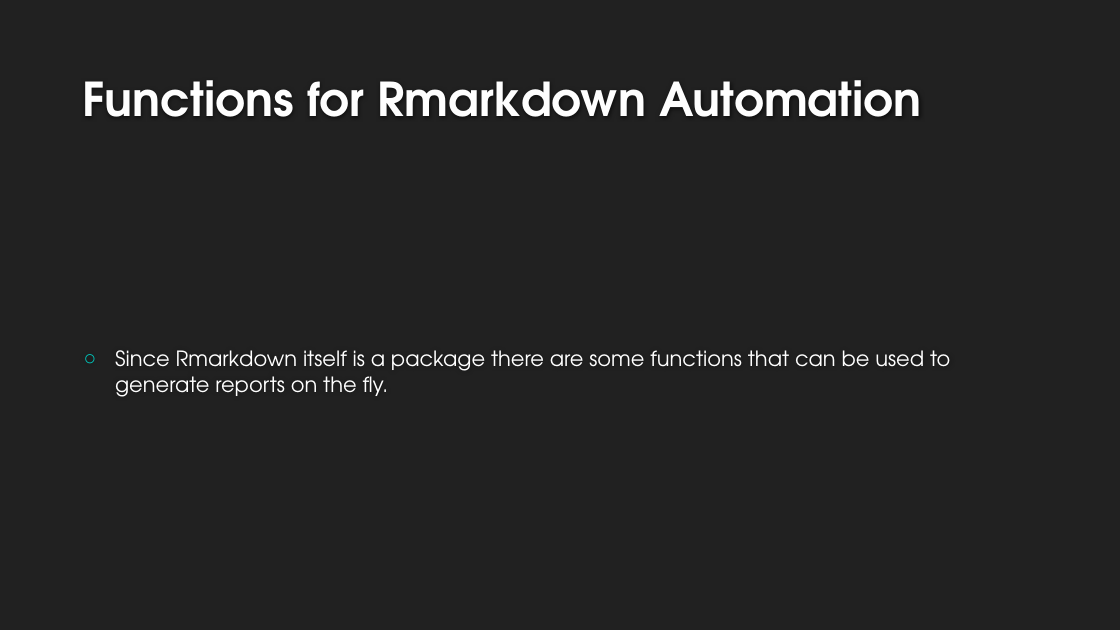
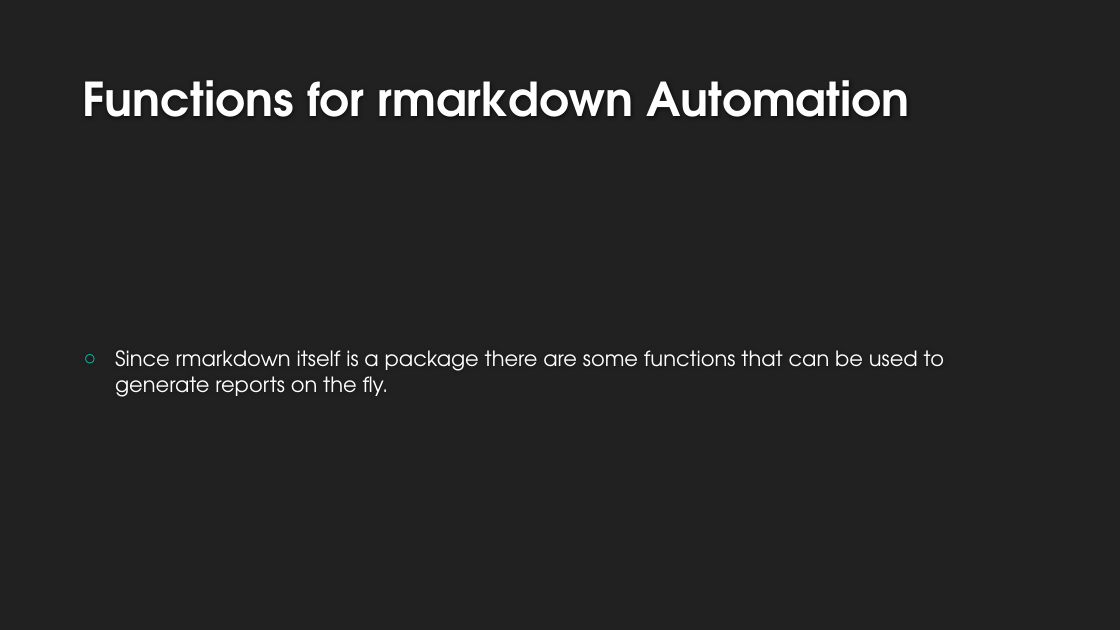
Before and after one commit to nhs-r-community/intro_rmd, a slide deck: slide 14 of Intro to Rmarkdown.pptx (slide 11 before the commit). Drawn at 1120x630 pixels with LibreOffice and Linux fonts; fonts in the diff are those of the drawing; background and template pictures are left out. Boxes give left, top, right and bottom in pixels: in the first picture for what was removed or moved away, otherwise in the second. Text is boxed around its words. In the diff, an @@ line names an element or a change of style, - is before the commit and + after.

```diff
--- a/Intro to Rmarkdown.pptx
+++ b/Intro to Rmarkdown.pptx
@@ title at [83, 80, 910, 117]: text changed @@
-Functions for Rmarkdown Automation
+Functions for rmarkdown Automation
@@ text at [115, 350, 944, 397]: text changed @@
-○ Since Rmarkdown itself is a package there are some functions that can be used to generate reports on the fly.
+○ Since rmarkdown itself is a package there are some functions that can be used to generate reports on the fly.
```
Also in this commit, not shown: 9 other slides changed, 4 slides added, 1 slide removed, 14 other files.
